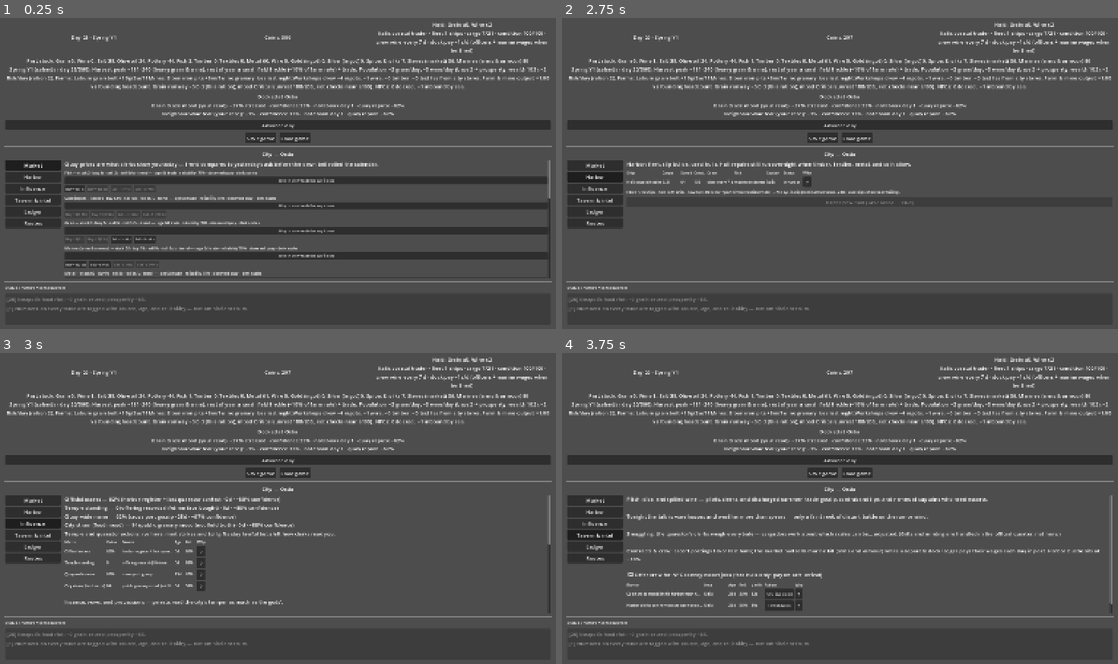
Above: before the commit, frames 1-4 (two rows, left to right).
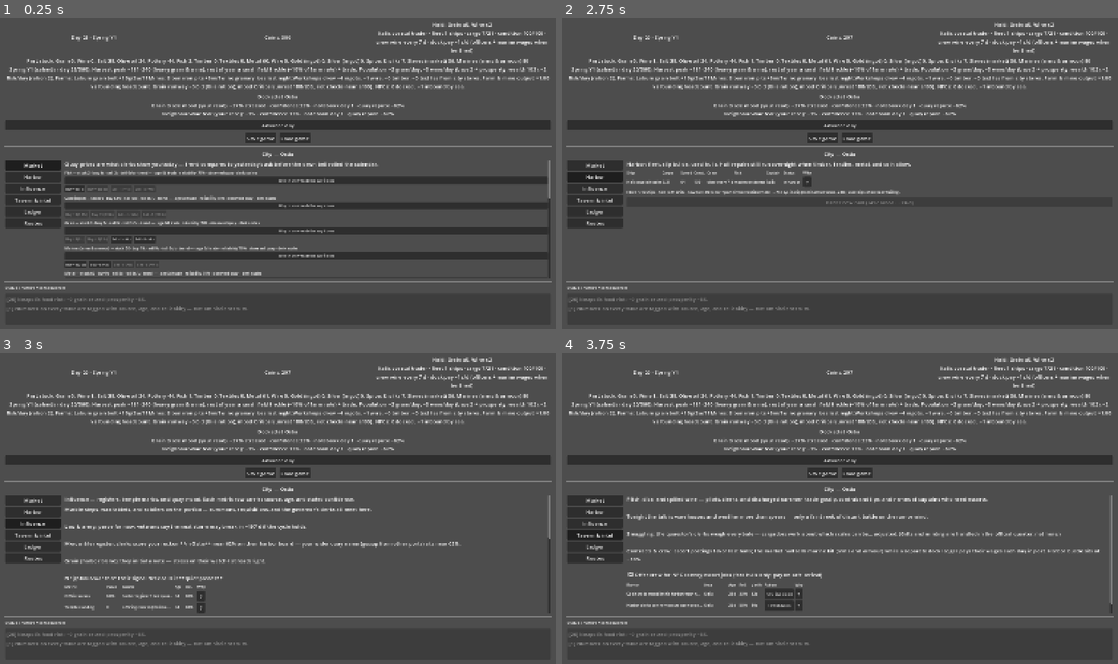
Above: after the commit, the same moments.

Repository: arjula075/harboursofpower
Game: Godot game, scene res://main.tscn
The game is run twice, just before and just after one commit, with the same random seed, the same clock (stepped at 60 frames per second) and the same inputs.
Inputs:
- Up to frame 1 (0.25 s): no input
- Up to frame 2 (2.75 s): click "Advance day" at 0.5 s; click "Market" at 1.25 s; click "Harbor" at 2 s
- Up to frame 3 (3 s): click "Influence" at 2.75 s
- Up to frame 4 (3.75 s): click "Tavern & intel" at 3.5 s

Frames 1-2 are identical in both runs. In frame 3, 4.2% of the frame differs, in the area x 11-99%, y 46-84%; in frame 4, nothing differs.

Commit message:
WIP: local changes before syncing remote

Diff:
--- a/ui/main.gd
+++ b/ui/main.gd
@@ -359,7 +359,13 @@
 
 
 func _build_influence_panel(parent: VBoxContainer) -> void:
-	_append_wrapped(parent, _gs.get_player_city_relationship_block())
+	_append_wrapped(
+		parent,
+		"Influence — registers, temple marks, and quay mood. Each metric row carries source, age, and stated confidence."
+	)
+	var reg := _gs.get_player_city_official_intel_block()
+	if not reg.is_empty():
+		_append_wrapped(parent, reg)
 	var grid := GridContainer.new()
 	grid.columns = 6
 	for h in ["Metric", "Value", "Source", "Age", "Rel.", "Why"]:
